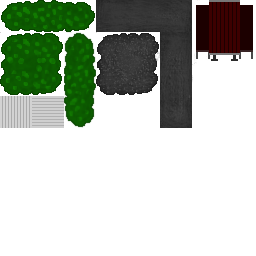
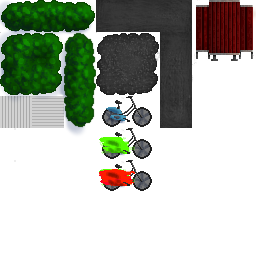
Comparing the layer stacks of the two 256 x 256 images. Changes:
added group "bike-red" with 8 layers above "bike-green" over [14,160,152,191]
added layer "bike-accessories-shadow #2" (multiply, 65%) in group "bike-red" over [14,160,125,188]
added layer "bike wheels #2" in group "bike-red" over [102,171,152,191]
added layer "bike-wheels-shadow #2" (multiply) in group "bike-red" over [104,172,150,190]
added layer "bike-wheels-inner #2" in group "bike-red" over [104,173,151,189]
added group "bike-green" with 8 layers above "bike-blue" over [14,128,152,159]
added layer "bike-accessories-shadow #1" (multiply, 65%) in group "bike-green" over [14,128,125,156]
added layer "bike wheels #1" in group "bike-green" over [102,139,152,159]
added layer "bike-wheels-shadow #1" (multiply) in group "bike-green" over [104,140,150,158]
added layer "bike-wheels-inner #1" in group "bike-green" over [104,141,151,157]
added group "bike-blue" with 7 layers above "bushes" over [14,96,152,127]
added layer "bike-accessories-shadow" (multiply, 65%) in group "bike-blue" over [14,96,125,124]
added layer "bike wheels" in group "bike-blue" over [102,107,152,127]
added layer "bike-wheels-shadow" (multiply) in group "bike-blue" over [104,108,150,126]
added group "bushes" with 5 layers above "tables" over [0,0,97,137]
added layer "bushes-highlights" (color dodge) in group "bushes" over [0,0,97,118]
added layer "bushes-general-shadow" (multiply) in group "bushes" over [0,0,94,137]
added layer "bushes-blue" (28%) in group "bushes" over [1,5,94,125]
added layer "bushes-detail-shadow" (multiply, 55%) in group "bushes" over [1,5,94,125]
added layer "bushes-foundation" in group "bushes" over [0,0,96,128]
added group "tables" with 3 layers above "Hintergrund" over [196,0,256,61]
added layer "tables-highlights" (color dodge) in group "tables" over [196,0,256,55]
added layer "tables-foundation" in group "tables" over [196,0,254,61]
painted on "Hintergrund" over [0,0,253,128]
…and 12 more changes (12 added)
